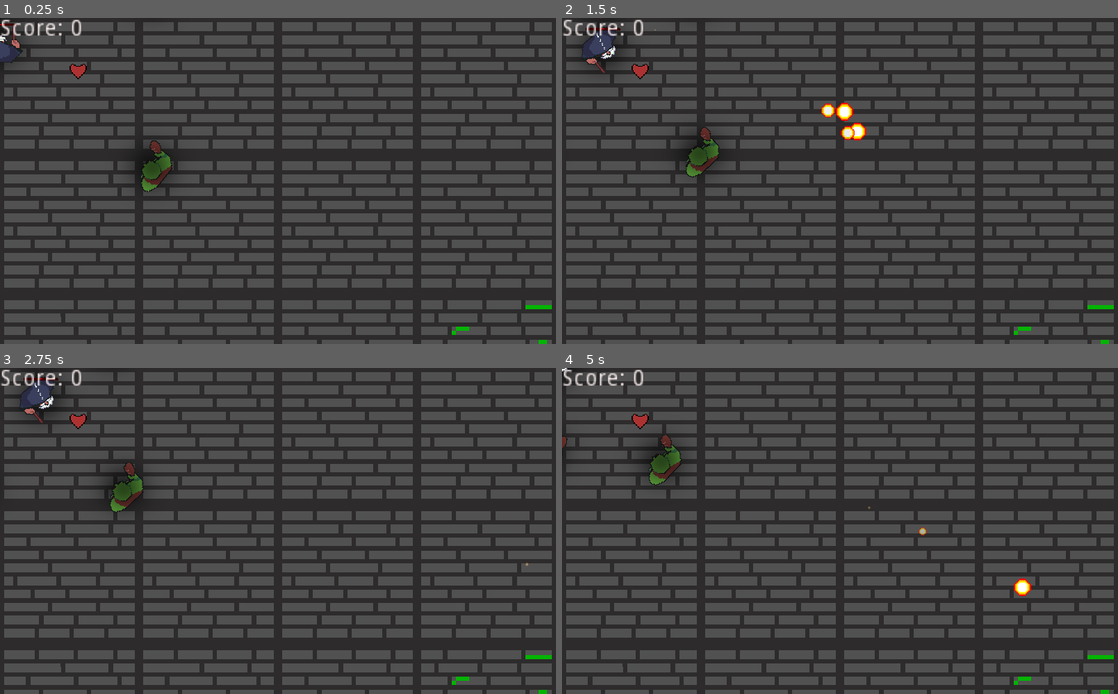
Above: before the commit, frames 1-4 (two rows, left to right).
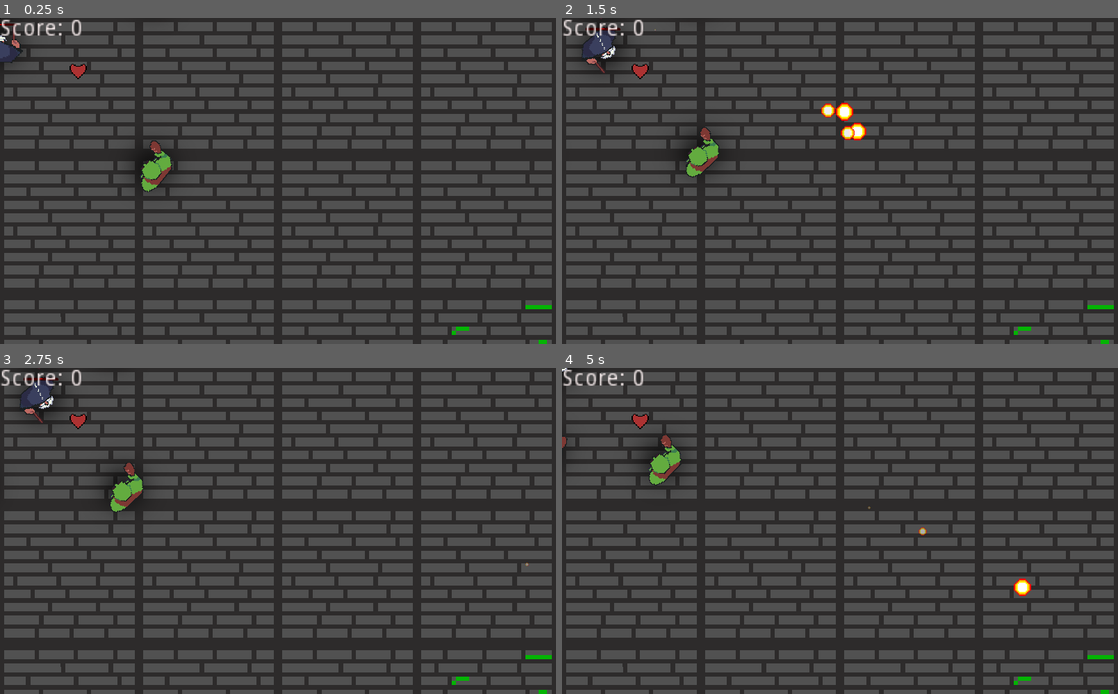
Above: after the commit, the same moments.

Repository: SuperBrainBro/SecondThoughts
Game: Godot game, scene res://Main/Main.tscn
Same seed, same stepped clock (60 frames per second), same inputs: the game is played once before the commit and once after it. The engine's default icon, where the game draws it, is replaced by a stand-in: a white triangle on a blue panel in a dark square.
Inputs (mouse positions are in pixels of both pictures, inside the frame that each line leads up to):
- Up to frame 1 (0.25 s): no input
- Up to frame 2 (1.5 s): move the mouse to (962, 164) at 0.52 s; hold D (move_right) 0.53-1.28 s; click (962, 164) at 0.6 s; move the mouse to (728, 197) at 1.27 s; hold S (move_down) from 1.28 s (still down); tap Tab (change_player) at 1.35 s
- Up to frame 3 (2.75 s): move the mouse to (333, 459) at 2.02 s; release S (move_down) at 2.03 s; hold D (move_right) from 2.03 s (still down); click (333, 459) at 2.1 s
- Up to frame 4 (5 s): move the mouse to (812, 596) at 2.77 s; release D (move_right) at 2.78 s; hold W (move_up) 2.78-3.53 s; tap Tab (change_player) at 2.85, 4.35 s; move the mouse to (1006, 579) at 3.52 s; hold A (move_left) from 3.53 s (still down); click (1006, 579) at 3.6 s; move the mouse to (673, 482) at 4.27 s

The runs differ from the first frame. In frame 1, 0.4% of the frame differs, in the area x 25-31%, y 38-54%; in frame 2, 0.4%; in frame 3, 0.4%; in frame 4, 0.5%, in the area x 0-22%, y 21-36%.
Error in both runs: Trying to assign value of type 'Node2D' to a variable of type 'Camera2D'. (res://Main/Main.gd:9)

Commit message:
update shader so its not on top of enemy

Diff:
--- a/WGJ136/Enemy/Enemy.tscn
+++ b/WGJ136/Enemy/Enemy.tscn
@@ -10,6 +10,9 @@
 [node name="Enemy" type="Area2D"]
 script = ExtResource( 2 )
 
+[node name="Shader" parent="." instance=ExtResource( 3 )]
+position = Vector2( 0.950012, 0 )
+
 [node name="Sprite" type="Sprite" parent="."]
 texture = ExtResource( 1 )
 
@@ -18,7 +21,4 @@
 
 [node name="FreezeTimer" type="Timer" parent="."]
 wait_time = 3.0
-
-[node name="Shader" parent="." instance=ExtResource( 3 )]
-position = Vector2( 0.950012, 0 )
 [connection signal="timeout" from="FreezeTimer" to="." method="_on_FreezeTimer_timeout"]
Not shown, changed: WGJ136/export_presets.cfg
Not shown, changed: index.pck
